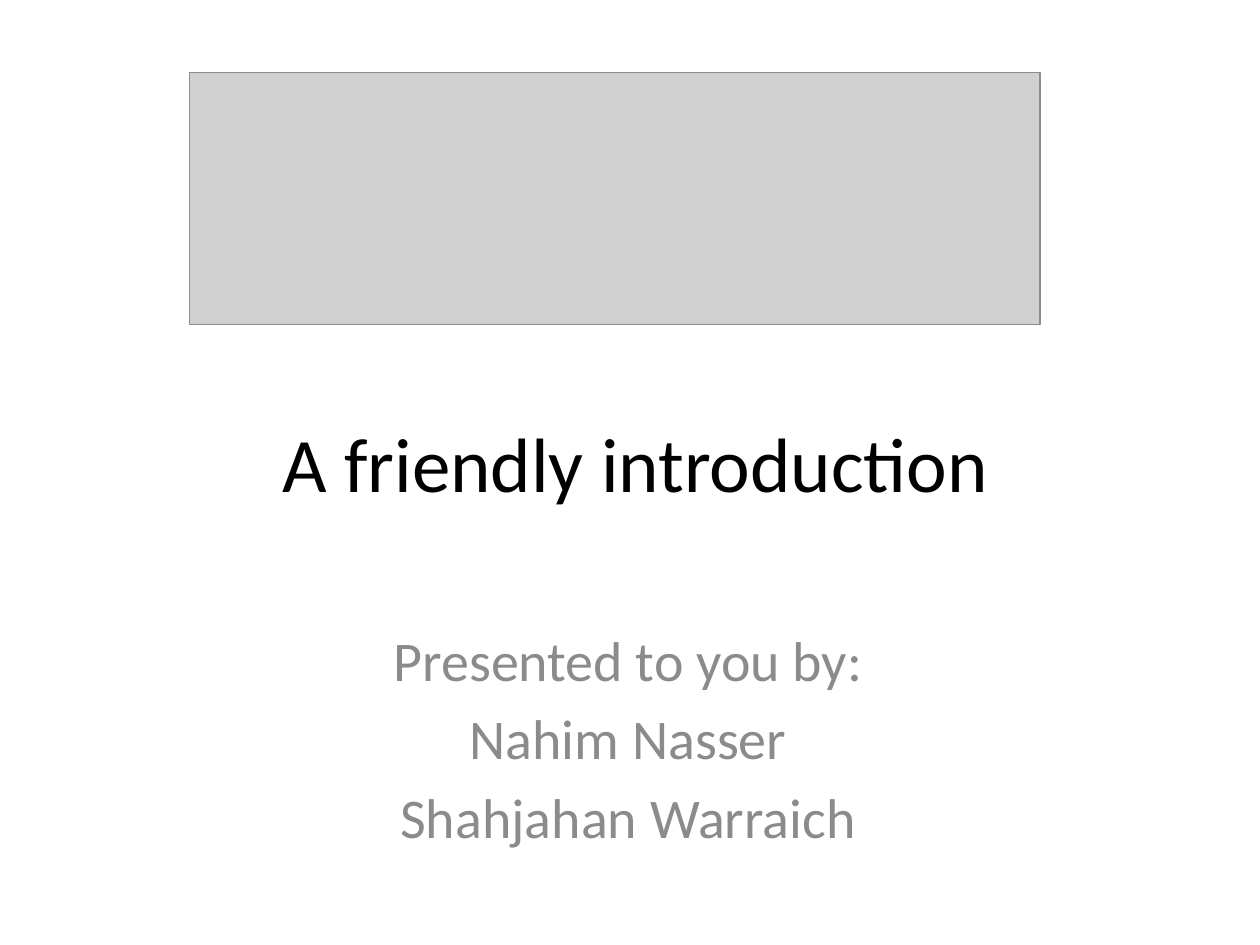
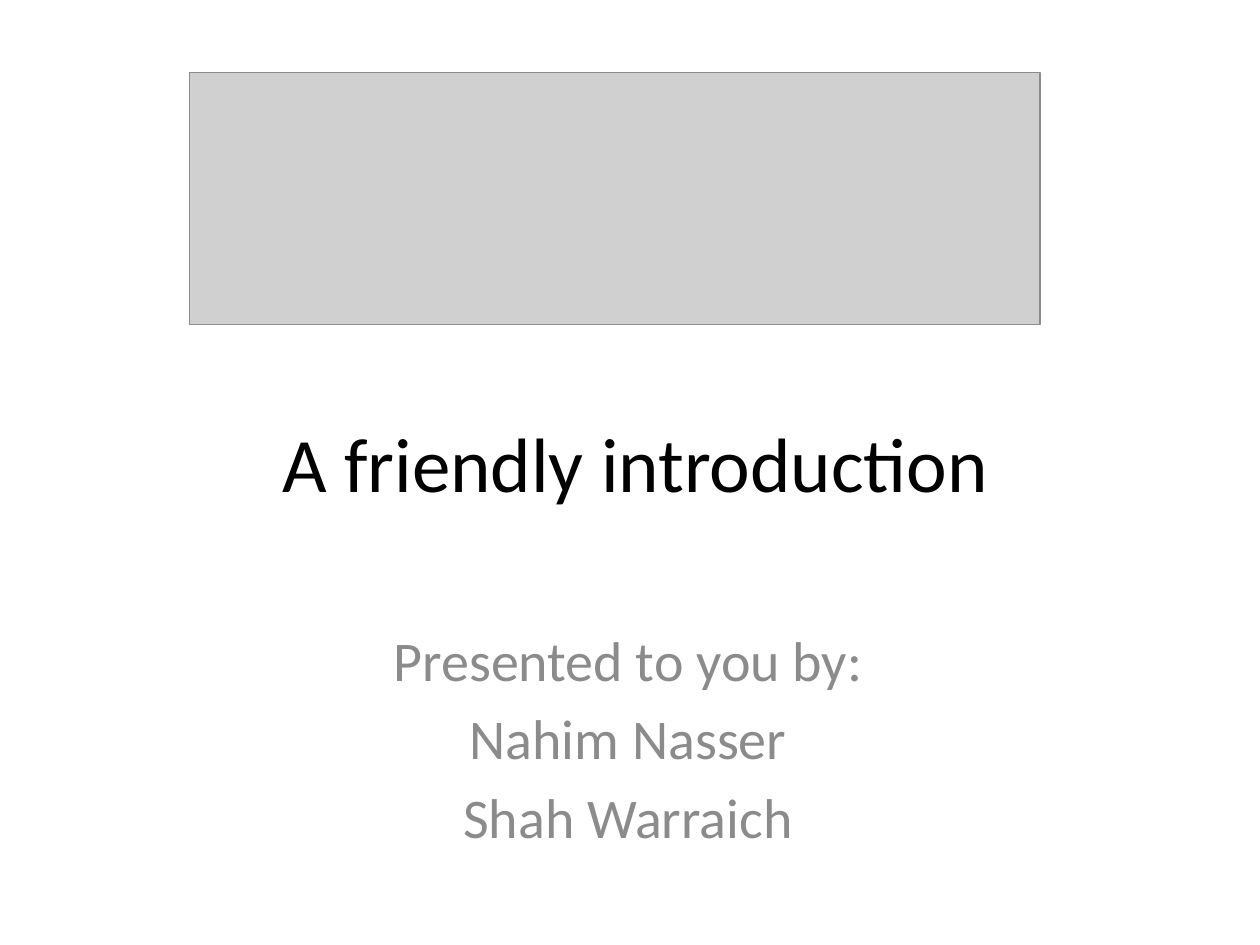
Before and after one commit to NahimNasser/django-unchained, a slide deck: slide 1 of 1-Intro/Session1-Shah.pptx. Drawn at 1260x945 pixels with LibreOffice and Linux fonts; fonts in the diff are those of the drawing; grey boxes stand for pictures. Boxes give left, top, right and bottom in pixels: in the first picture for what was removed or moved away, otherwise in the second. Text is boxed around its words. In the diff, an @@ line names an element or a change of style, - is before the commit and + after.

```diff
--- a/1-Intro/Session1-Shah.pptx
+++ b/1-Intro/Session1-Shah.pptx
@@ subtitle at (463,799,792,839): text changed @@
-Shahjahan Warraich
+Shah Warraich
```
Also in this commit, not shown: 3 other slides changed, 6 slides added, 2 other files.
